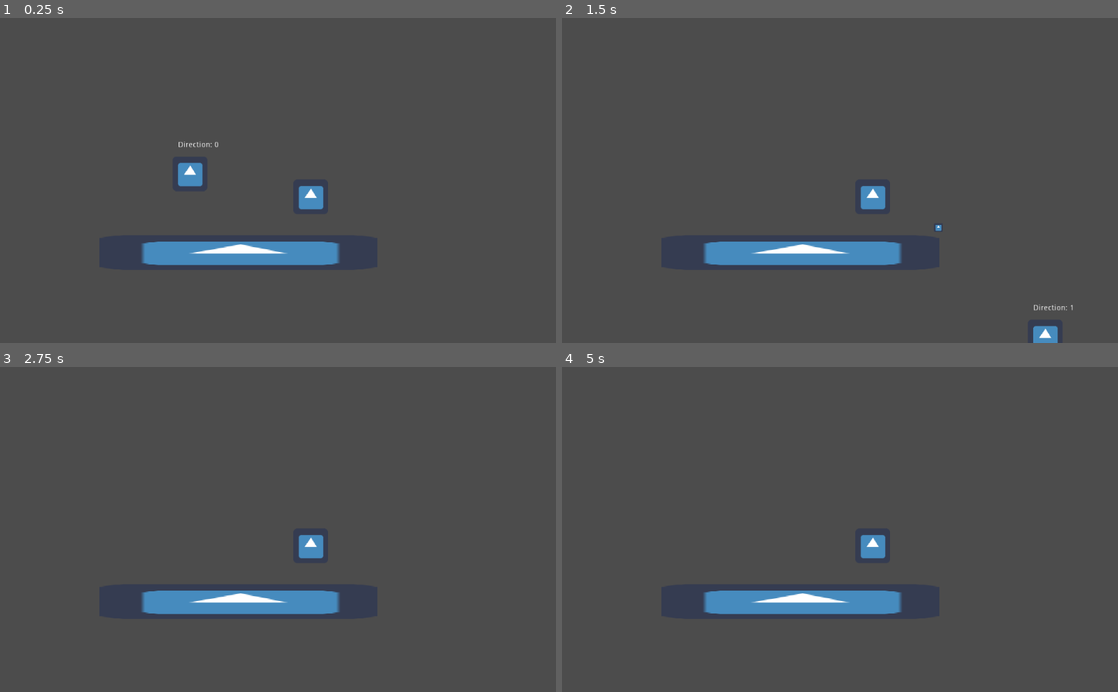
Above: before the commit, frames 1-4 (two rows, left to right).
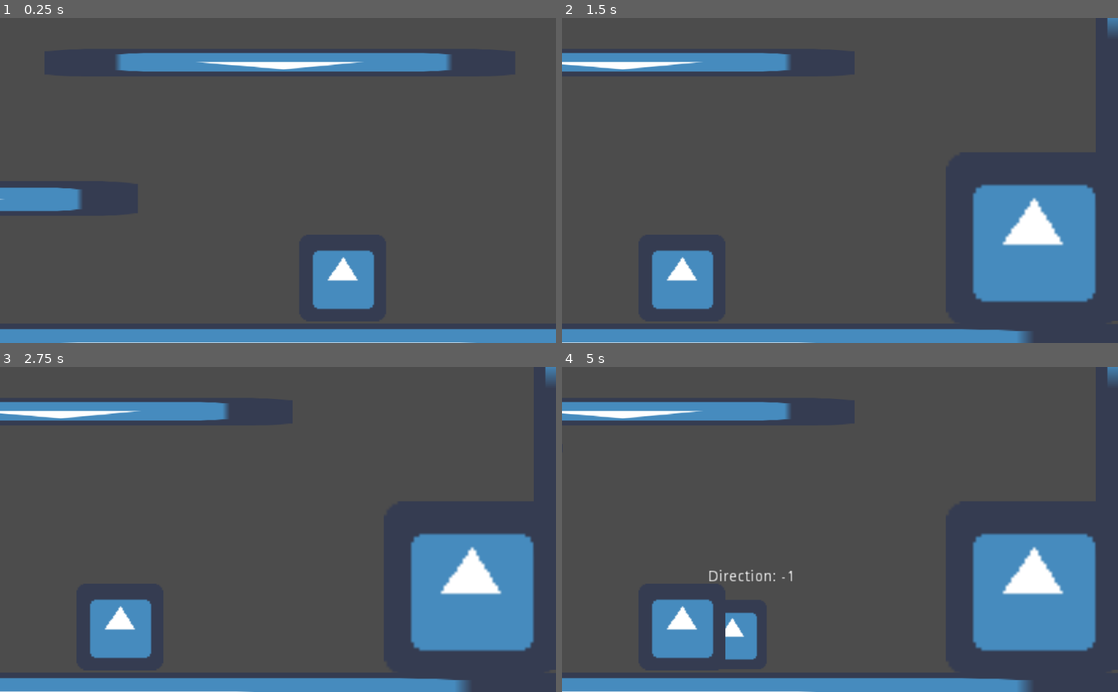
Above: after the commit, the same moments.

Repository: ValorZard/Climb-of-Destiny
Game: Godot game, scene res://Main.tscn
The game is run twice, just before and just after one commit, with the same random seed, the same clock (stepped at 60 frames per second) and the same inputs. The engine's default icon, where the game draws it, is replaced by a stand-in: a white triangle on a blue panel in a dark square.
Inputs (mouse positions are in pixels of both pictures, inside the frame that each line leads up to):
- Up to frame 1 (0.25 s): no input
- Up to frame 2 (1.5 s): move the mouse to (962, 164) at 0.52 s; hold D (walk_right) from 0.53 s (still down); tap Space (jump) at 0.6, 0.77, 1.07 s; move the mouse to (728, 196) at 1.27 s; click (728, 196) at 1.35 s
- Up to frame 3 (2.75 s): tap Space (jump) at 1.52, 1.55, 1.82, 2.1 s; move the mouse to (333, 458) at 2.02 s; release D (walk_right) at 2.03 s; hold A (walk_left) from 2.03 s (still down)
- Up to frame 4 (5 s): move the mouse to (812, 594) at 2.77 s; release A (walk_left) at 2.78 s; hold D (walk_right) 2.78-4.28 s; click (812, 594) at 2.85 s; tap Space (jump) at 3.02, 3.05, 3.32, 3.6, 3.77, 4.07, 4.52, 4.55, 4.82 s; move the mouse to (1006, 578) at 3.52 s; move the mouse to (673, 480) at 4.27 s; hold A (walk_left) from 4.28 s (still down); click (673, 480) at 4.35 s

The runs differ from the first frame. In frame 1, 14% of the frame differs, in the area x 0-100%, y 10-100%; in frame 2, 19%; in frame 3, 19%; in frame 4, 20%, in the area x 0-100%, y 0-100%.

Commit message:
Added Camera and a sample level without textures

Diff:
--- /dev/null
+++ b/Camera2D.gd
@@ -0,0 +1,21 @@
+extends Camera2D
+
+func _physicsprocess(delta):
+
+	Camera2D.position.y = Player.position.y
+	Camera2D.position.x = 1000
+# Declare member variables here. Examples:
+# var a = 2
+# var b = "text"
+
+
+# Called when the node enters the scene tree for the first time.
+#func _ready():
+
+
+	#pass # Replace with function body.
+
+
+# Called every frame. 'delta' is the elapsed time since the previous frame.
+#func _process(delta):
+#	pass
--- a/Main.tscn
+++ b/Main.tscn
@@ -1,19 +1,100 @@
-[gd_scene load_steps=4 format=2]
+[gd_scene load_steps=6 format=2]
 
 [ext_resource path="res://Player/Player.tscn" type="PackedScene" id=1]
 [ext_resource path="res://Enviroment/Platform.tscn" type="PackedScene" id=2]
 [ext_resource path="res://Enemies/Enemy.tscn" type="PackedScene" id=3]
+[ext_resource path="res://Camera2D.gd" type="Script" id=4]
+[ext_resource path="res://Particles/Poof.tscn" type="PackedScene" id=5]
 
 [node name="Root" type="Node2D"]
 
 [node name="Platform" parent="." instance=ExtResource( 2 )]
-position = Vector2( 439.072, 432.945 )
-scale = Vector2( 8, 1 )
+position = Vector2( 1743.29, 931.6 )
+scale = Vector2( 5, 5 )
 
 [node name="Bullets" type="Node2D" parent="."]
 
 [node name="Player" parent="." instance=ExtResource( 1 )]
-position = Vector2( 349.922, 147.518 )
+position = Vector2( 124.276, 994.222 )
+scale = Vector2( 2, 2 )
+
+[node name="Camera2D" type="Camera2D" parent="Player"]
+position = Vector2( 426.682, -96.9731 )
+scale = Vector2( 0.5, 0.5 )
+current = true
+process_mode = 0
+limit_left = 0
+limit_right = 1900
+limit_bottom = 1200
+drag_margin_top = 1.0
+drag_margin_right = 0.5
+drag_margin_bottom = 0.25
+script = ExtResource( 4 )
 
 [node name="Enemy" parent="." instance=ExtResource( 3 )]
-position = Vector2( 572.272, 330.155 )
+position = Vector2( 1096.85, 1002.71 )
+scale = Vector2( 2.5, 2.5 )
+
+[node name="Platform2" parent="." instance=ExtResource( 2 )]
+position = Vector2( 338.526, 856.507 )
+scale = Vector2( 11.92, 1 )
+
+[node name="Platform3" parent="." instance=ExtResource( 2 )]
+position = Vector2( 960.258, 1124.67 )
+scale = Vector2( 33.4513, -1.181 )
+
+[node name="Platform4" parent="." instance=ExtResource( 2 )]
+position = Vector2( -49.3363, -360.584 )
+scale = Vector2( 1.64342, -45.1181 )
+
+[node name="Platform5" parent="." instance=ExtResource( 2 )]
+position = Vector2( 1911.83, -361.67 )
+scale = Vector2( 1.64342, -45.1181 )
+
+[node name="Platform6" parent="." instance=ExtResource( 2 )]
+position = Vector2( 981.008, 606.088 )
+scale = Vector2( 13.5507, -0.79678 )
+
+[node name="Platform7" parent="." instance=ExtResource( 2 )]
+position = Vector2( 437.542, 328.183 )
+scale = Vector2( 15.56, 1 )
+
+[node name="Platform8" parent="." instance=ExtResource( 2 )]
+position = Vector2( 1105.77, -12.6449 )
+scale = Vector2( 23.84, 1 )
+
+[node name="Platform9" parent="." instance=ExtResource( 2 )]
+position = Vector2( 334.083, -380.463 )
+scale = Vector2( 10.6726, -1.01241 )
+
+[node name="Platform10" parent="." instance=ExtResource( 2 )]
+position = Vector2( 1518.45, -335.76 )
+scale = Vector2( 10.6726, -1.01241 )
+
+[node name="Platform11" parent="." instance=ExtResource( 2 )]
+position = Vector2( 1087.22, -703.52 )
+scale = Vector2( 10.6726, -1.01241 )
+
+[node name="Enemy2" parent="." instance=ExtResource( 3 )]
+position = Vector2( 213.092, 653.096 )
+scale = Vector2( 2.5, 2.5 )
+
+[node name="Enemy3" parent="." instance=ExtResource( 3 )]
+position = Vector2( 1091.9, -819.306 )
+scale = Vector2( 2.5, 2.5 )
+
+[node name="Enemy4" parent="." instance=ExtResource( 3 )]
+position = Vector2( 910.301, -149.461 )
+scale = Vector2( 2.5, 2.5 )
+
+[node name="Enemy5" parent="." instance=ExtResource( 3 )]
+position = Vector2( 155.03, -499.42 )
+scale = Vector2( 2.5, 2.5 )
+
+[node name="Enemy6" parent="." instance=ExtResource( 3 )]
+position = Vector2( 1777.93, 275.758 )
+scale = Vector2( 2.5, 2.5 )
+
+[node name="Poof" parent="." instance=ExtResource( 5 )]
+position = Vector2( 815.901, 742.346 )
+one_shot = false
--- /dev/null
+++ b/Particles/Poof.tscn
@@ -0,0 +1,29 @@
+[gd_scene load_steps=4 format=2]
+
+[sub_resource type="Curve" id=2]
+_data = [ Vector2( 0, 0.985227 ), 0.0, 0.0, 0, 0, Vector2( 1, 1 ), 0.0, 0.0, 0, 0 ]
+
+[sub_resource type="CurveTexture" id=3]
+curve = SubResource( 2 )
+
+[sub_resource type="ParticlesMaterial" id=1]
+emission_shape = 1
+emission_sphere_radius = 1.0
+flag_disable_z = true
+direction = Vector3( 0, 1, 0 )
+spread = 180.0
+gravity = Vector3( 0, 98, 0 )
+orbit_velocity = 0.0
+orbit_velocity_random = 0.0
+scale_curve = SubResource( 3 )
+color = Color( 0.364706, 0.352941, 0.352941, 1 )
+
+[node name="Poof" type="Particles2D"]
+position = Vector2( 491.917, 263.956 )
+emitting = false
+amount = 15
+one_shot = true
+explosiveness = 0.8
+randomness = 0.2
+visibility_rect = Rect2( -1.9376, -1.907, 3.92024, 5420.75 )
+process_material = SubResource( 1 )
--- a/Player/Player.gd
+++ b/Player/Player.gd
@@ -6,7 +6,7 @@
 class_name Player
 
 export var speed : float = 600
-export var jump_speed : float = -1000
+export var jump_speed : float = -2000
 export var gravity : float = 70
 export var friction : float = 0.1
 export var acceleration : float = 0.25
--- a/project.godot
+++ b/project.godot
@@ -36,6 +36,10 @@
 run/main_scene="res://Main.tscn"
 config/icon="res://icon.png"
 
+[editor_plugins]
+
+enabled=PoolStringArray(  )
+
 [input]
 
 walk_left={
